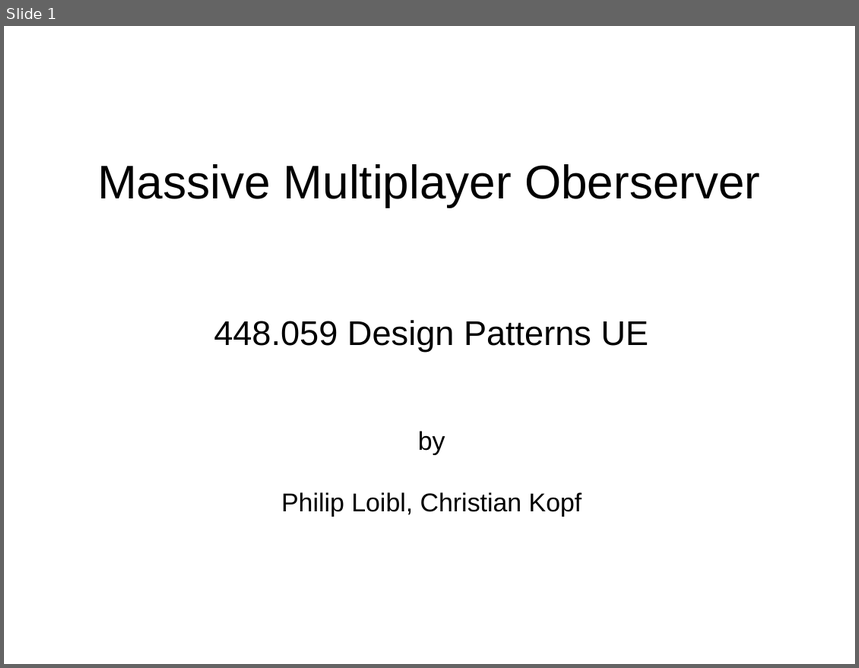
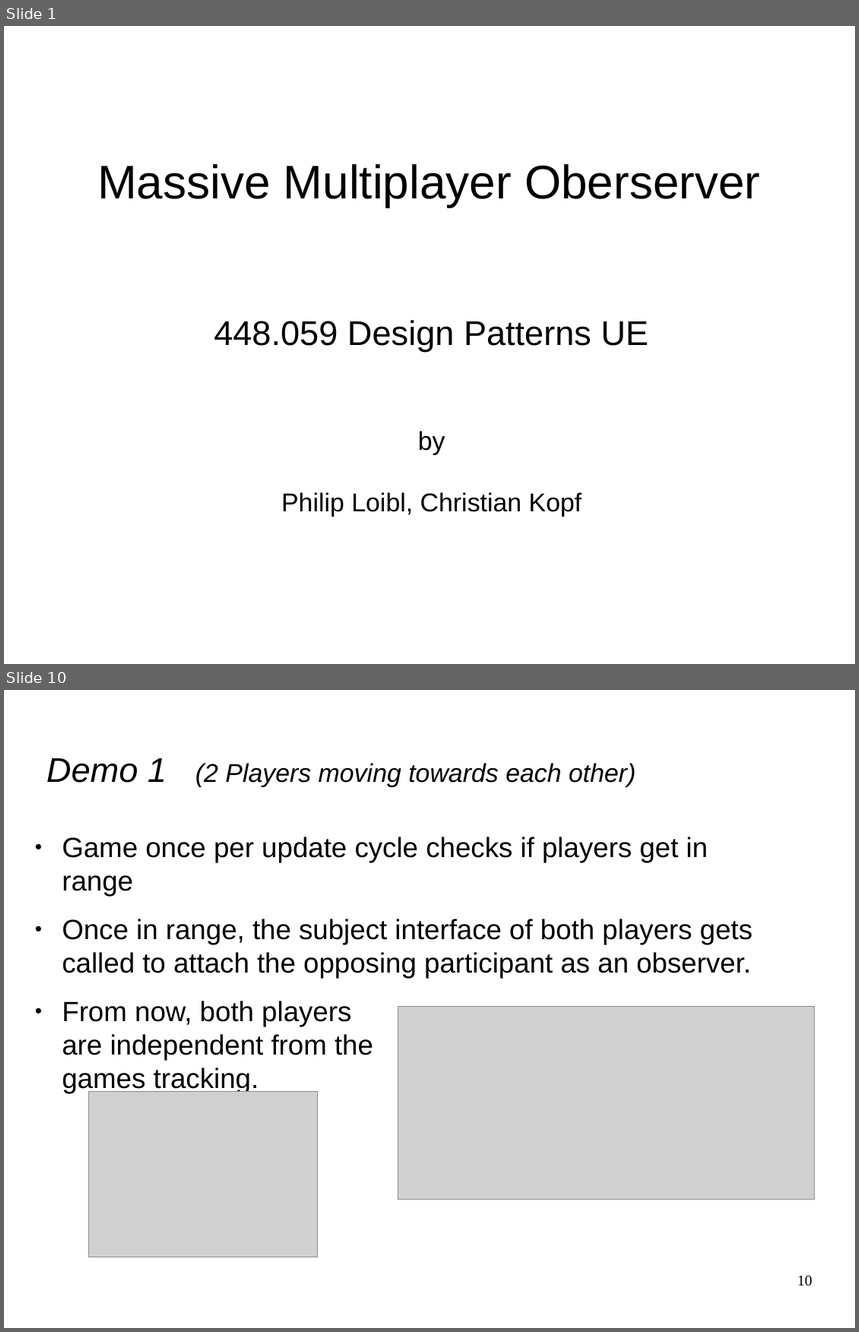
Before and after one commit to phil535/Massive-Multiplayer-Observer, a slide deck: Doc/pres_dp.odp. Shown one above the other, each under a label of ours: slide 1 before the commit, slides 1 and 10 after it; the slides between them are not shown. The pictures are 859x668 and 859x1332 pixels, drawn with LibreOffice and Linux fonts; fonts in the diff are those of the drawing; grey boxes stand for pictures. Boxes give left, top, right and bottom in pixels: in the first picture for what was removed or moved away, otherwise in the second. Text is boxed around its words. In the diff, an @@ line names an element or a change of style, - is before the commit and + after.

```diff
--- a/Doc/pres_dp.odp
+++ b/Doc/pres_dp.odp
@@ slide 10 added at [4, 690, 855, 1328], background #FFFFFF @@
@@ title added at [47, 758, 636, 787], 24 pt, text #000000, italic @@
+Demo 1 (2 Players moving towards each other)
@@ text added at [62, 837, 753, 1094], 26 pt, text #000000 @@
+● Game once per update cycle checks if players get in
+  range
+● Once in range, the subject interface of both players gets called to attach the opposing participant as an observer.
+● From now, both players
+  are independent from the
+  games tracking.
@@ picture added at [398, 1007, 815, 1200] @@
@@ picture added at [89, 1091, 318, 1257] @@
@@ page number added at [797, 1276, 813, 1287], 14 pt, text #000000 @@
+10
```
Also in this commit, not shown: 6 slides changed, 2 other slides added.
